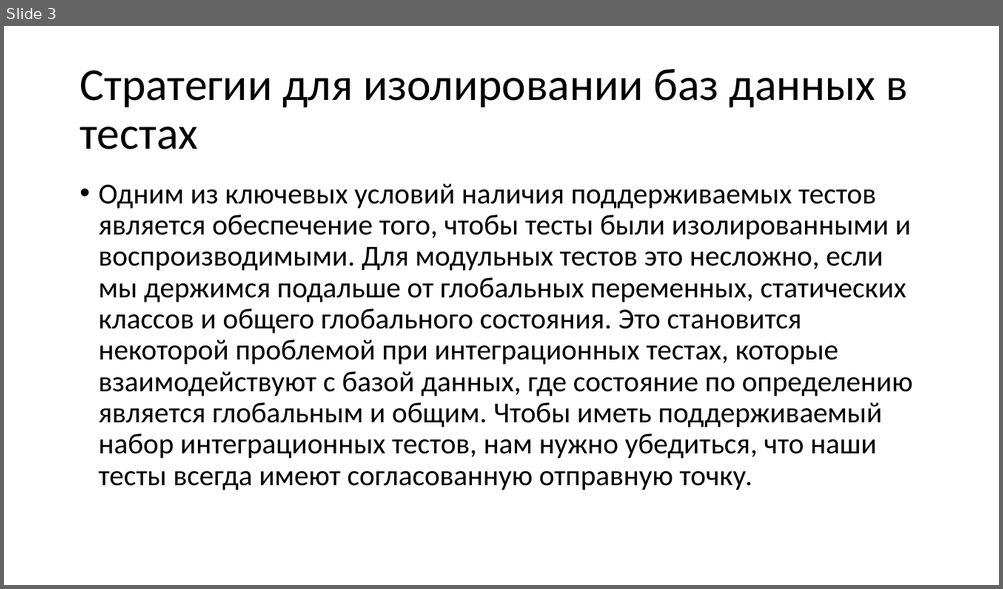
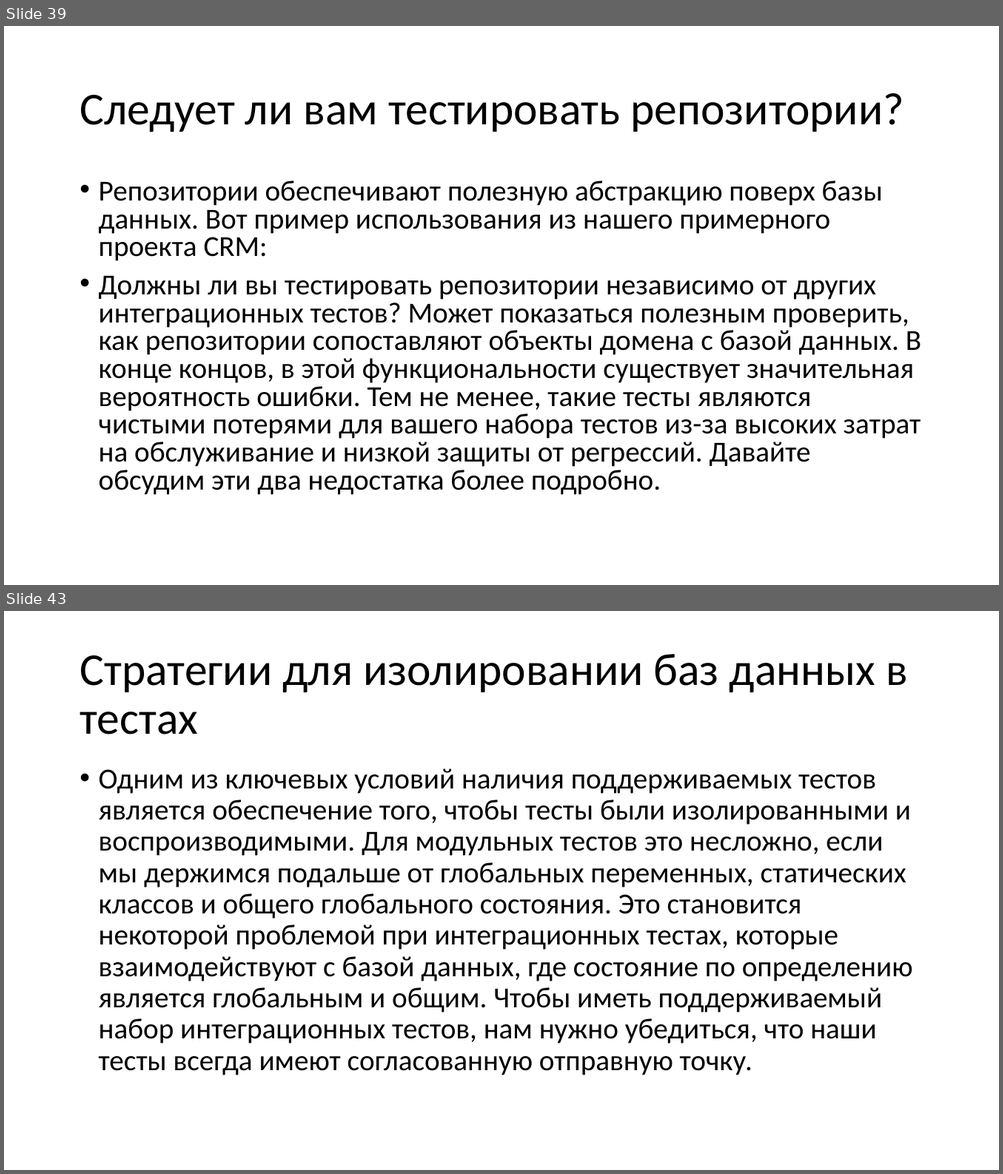
Before and after one commit to Sa1Gur/DbTest.Containers, a slide deck: DbaseTesting.pptx. Shown one above the other, each under a label of ours: slide 3 before the commit, slides 39 and 43 after it; the slides between them are not shown. The pictures are 1003x589 and 1003x1174 pixels, drawn with LibreOffice and Linux fonts; fonts in the diff are those of the drawing. Boxes give left, top, right and bottom in pixels: in the first picture for what was removed or moved away, otherwise in the second. Text is boxed around its words. In the diff, an @@ line names an element or a change of style, - is before the commit and + after.

```diff
--- a/DbaseTesting.pptx
+++ b/DbaseTesting.pptx
@@ slide 39 added at [4,26,999,585], background #FFFFFF @@
@@ title added at [79,93,904,132], 44 pt, text #000000 @@
+Следует ли вам тестировать репозитории?
@@ text added at [99,181,921,495], 28 pt, text #000000 @@
+• Репозитории обеспечивают полезную абстракцию поверх базы данных. Вот пример использования из нашего примерного проекта CRM:
+• Должны ли вы тестировать репозитории независимо от других интеграционных тестов? Может показаться полезным проверить, как репозитории сопоставляют объекты домена с базой данных. В конце концов, в этой функциональности существует значительная вероятность ошибки. Тем не менее, такие тесты являются чистыми потерями для вашего набора тестов из-за высоких затрат на обслуживание и низкой защиты от регрессий. Давайте обсудим эти два недостатка более подробно.
@@ what was slide 3 is now slide 43 @@
```
Also in this commit, not shown: 1 slide changed, 39 other slides added.
